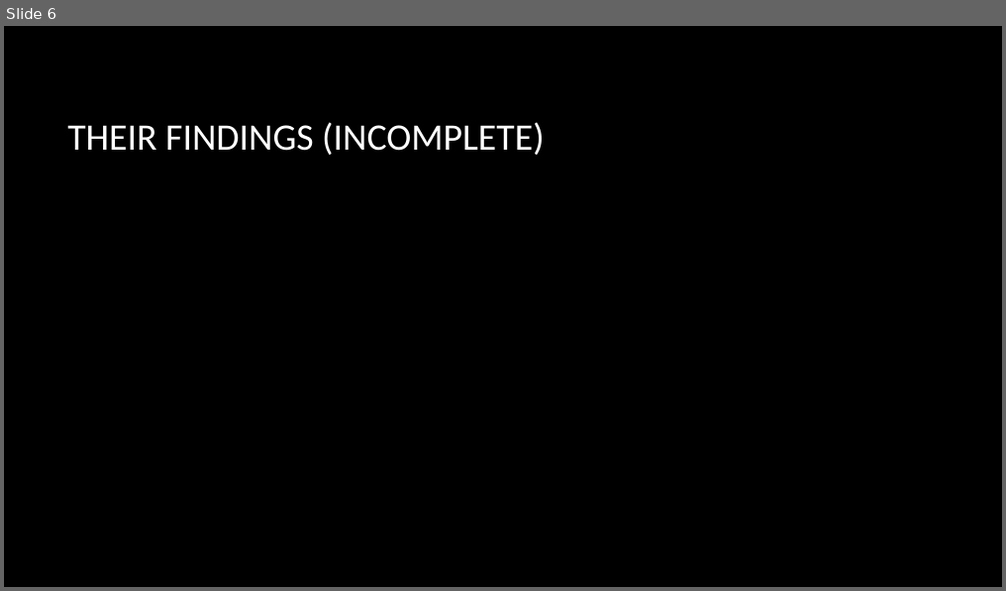
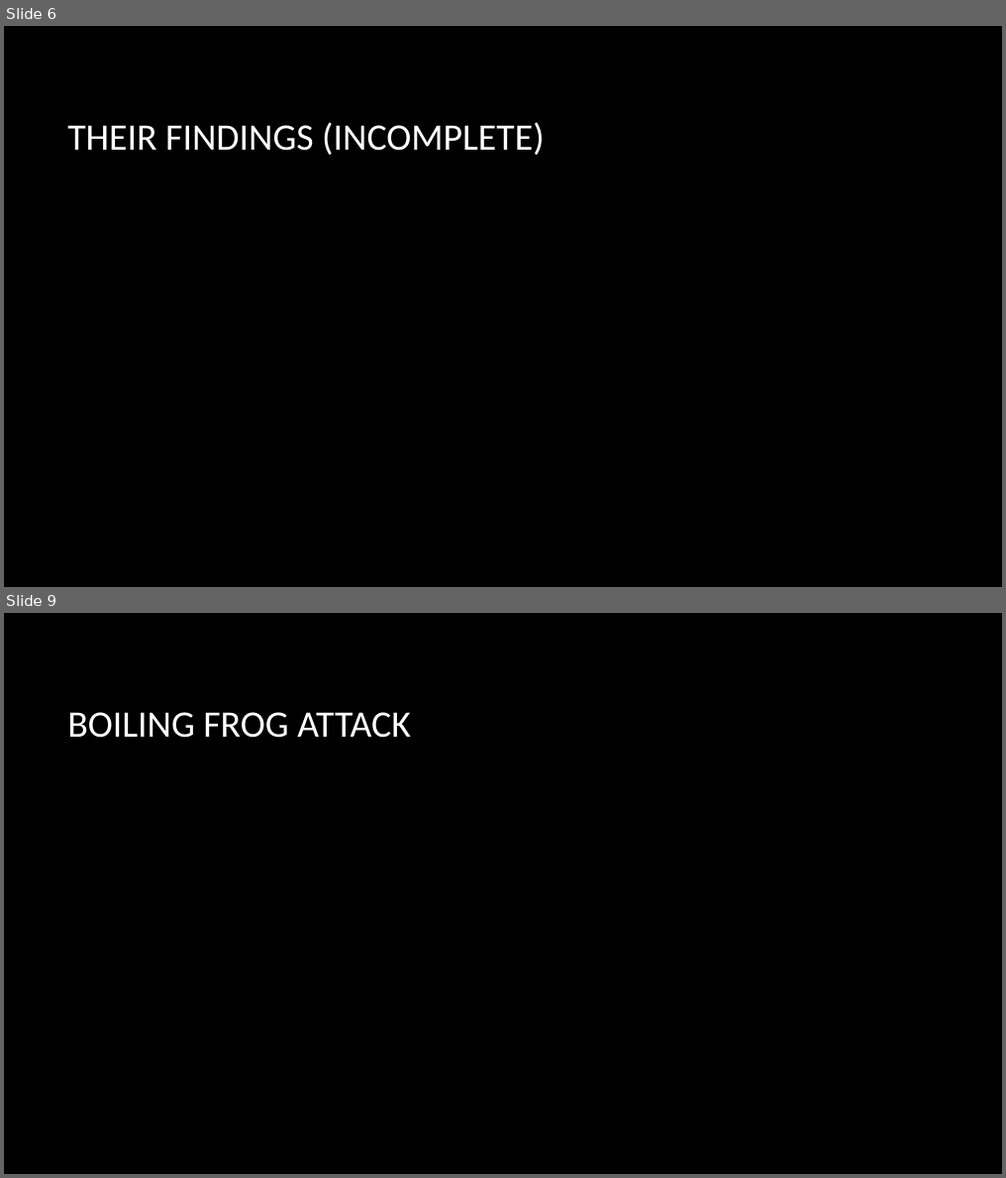
Before and after one commit to ychennay/CIS-700-Banknote-Authentication, a slide deck: CIS-700.pptx. Shown one above the other, each under a label of ours: slide 6 before the commit, slides 6 and 9 after it; the slides between them are not shown. The pictures are 1006x591 and 1006x1178 pixels, drawn with LibreOffice and Linux fonts; fonts in the diff are those of the drawing; background and template pictures are left out. Boxes give left, top, right and bottom in pixels: in the first picture for what was removed or moved away, otherwise in the second. Text is boxed around its words. In the diff, an @@ line names an element or a change of style, - is before the commit and + after.

```diff
--- a/CIS-700.pptx
+++ b/CIS-700.pptx
@@ slide 9 added at bbox=[4, 613, 1002, 1174], background picture (left out) @@
@@ title added at bbox=[67, 712, 411, 738], 36 pt, text #FFFFFF @@
+BOILING FROG ATTACK
```
Also in this commit, not shown: 3 slides changed, 2 other slides added.
